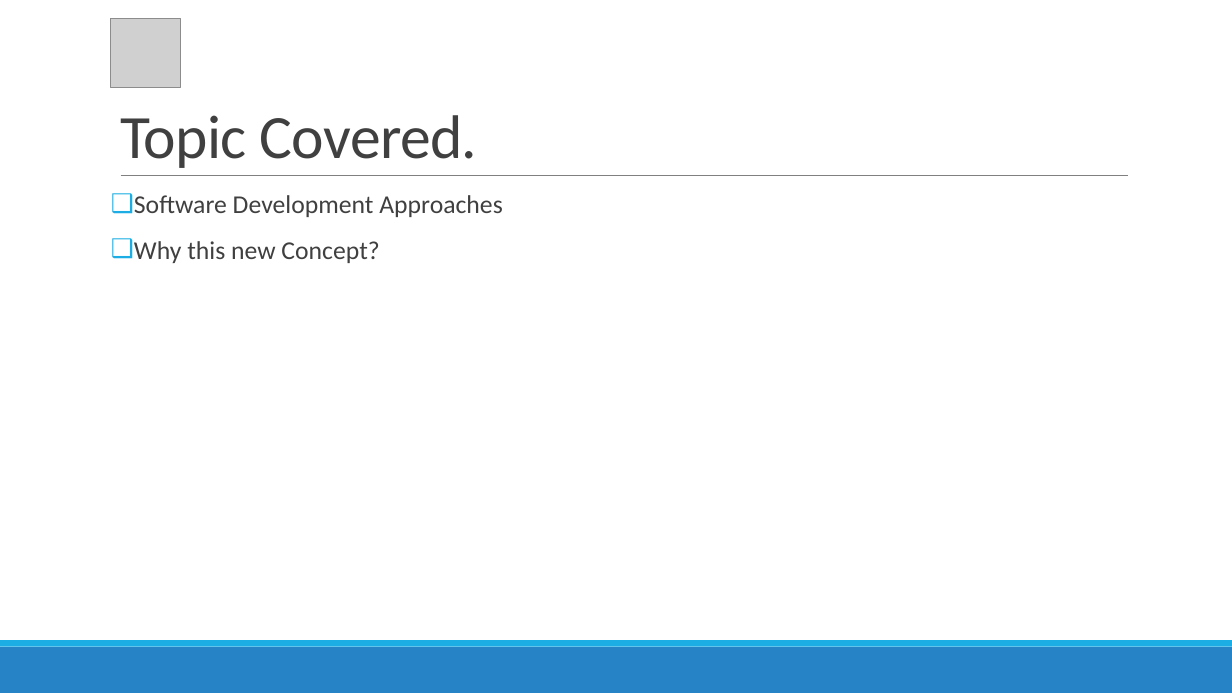
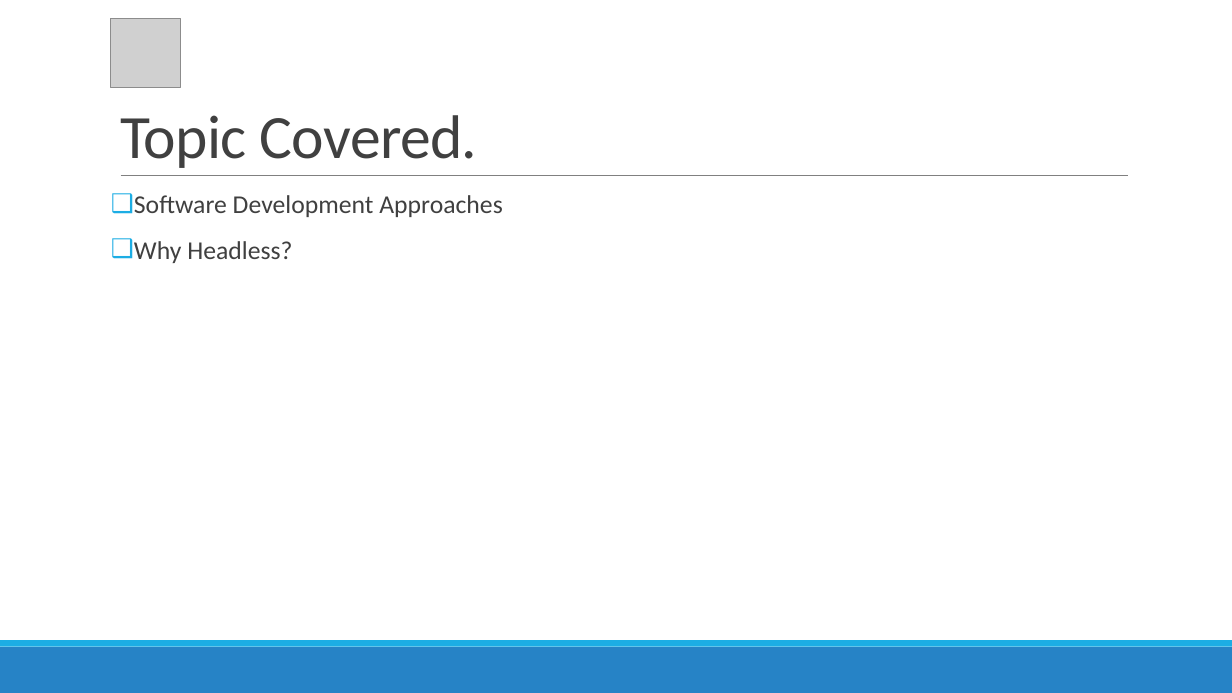
Before and after one commit to r4yadav/contentful-altudo, a slide deck: slide 2 of Contentful-queries.pptx. Drawn at 1232x693 pixels with LibreOffice and Linux fonts; fonts in the diff are those of the drawing; grey boxes stand for pictures. Boxes give left, top, right and bottom in pixels: in the first picture for what was removed or moved away, otherwise in the second. Text is boxed around its words. In the diff, an @@ line names an element or a change of style, - is before the commit and + after.

```diff
--- a/Contentful-queries.pptx
+++ b/Contentful-queries.pptx
@@ text at bbox=[134, 241, 292, 263]: text changed @@
-❑ Why this new Concept?
+❑ Why Headless?
```
Also in this commit, not shown: 2 other slides changed, 1 slide added.
